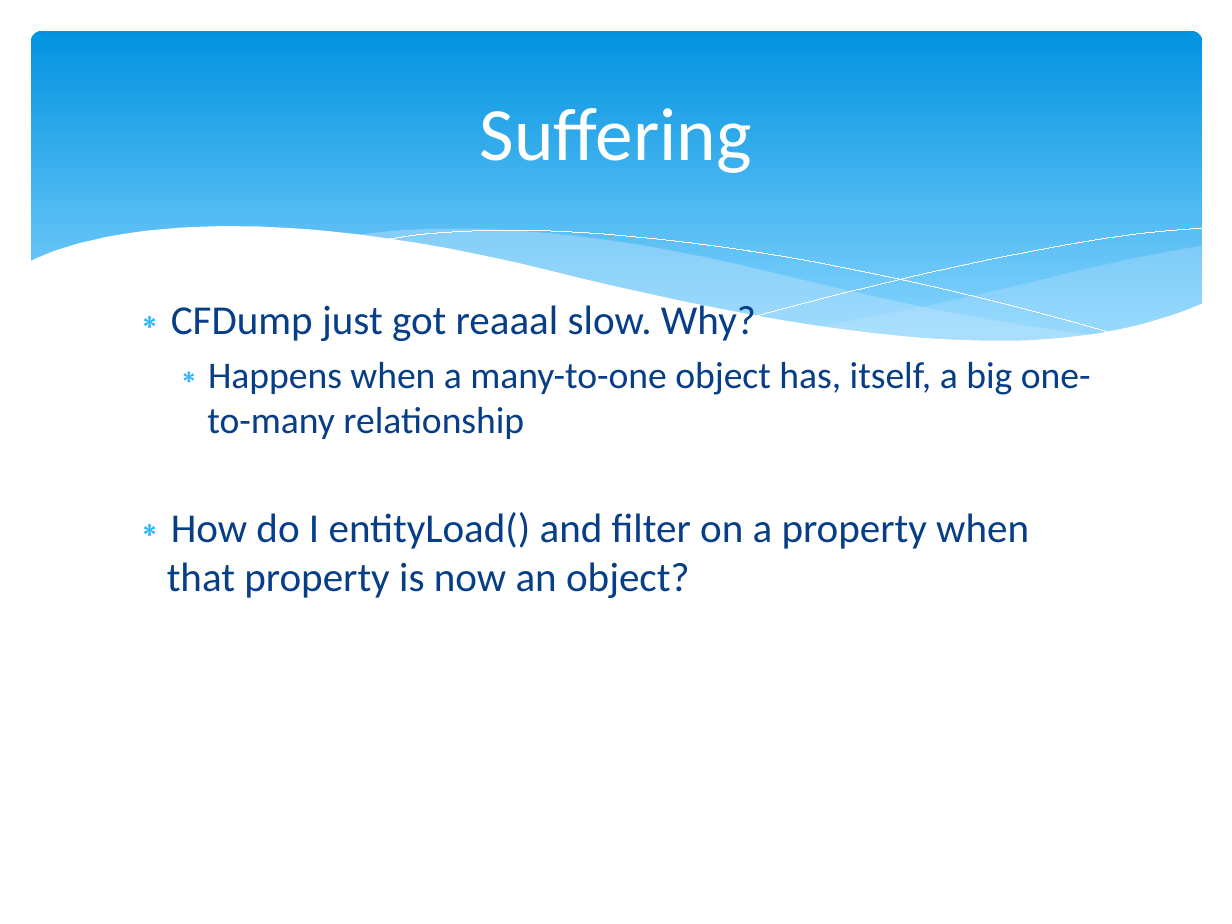
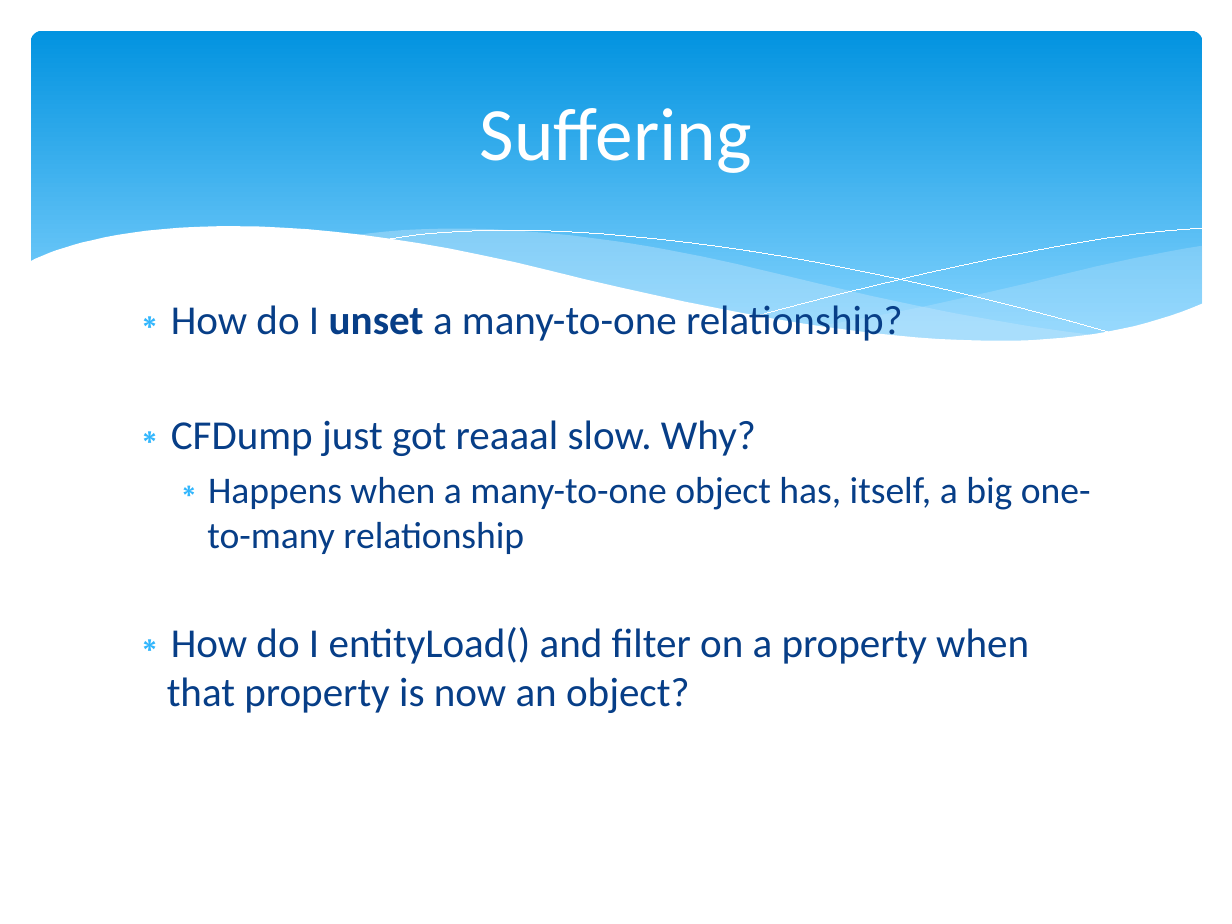
Before and after one commit to marcesher/mxunit-cfmeetups, a slide deck: slide 27 of CFObjective_ORMZen/preso/orm_zen.ppt.pptx. Drawn at 1232x924 pixels with LibreOffice and Linux fonts; fonts in the diff are those of the drawing. Boxes give left, top, right and bottom in pixels: in the first picture for what was removed or moved away, otherwise in the second. Text is boxed around its words. In the diff, an @@ line names an element or a change of style, - is before the commit and + after.

```diff
--- a/CFObjective_ORMZen/preso/orm_zen.ppt.pptx
+++ b/CFObjective_ORMZen/preso/orm_zen.ppt.pptx
@@ text at (171, 301, 903, 345): paragraph added @@
+∗ How do I unset a many-to-one relationship?
```
Also in this commit, not shown: 9 other slides changed, 8 slides added, 1 slide removed, 1 other file.
